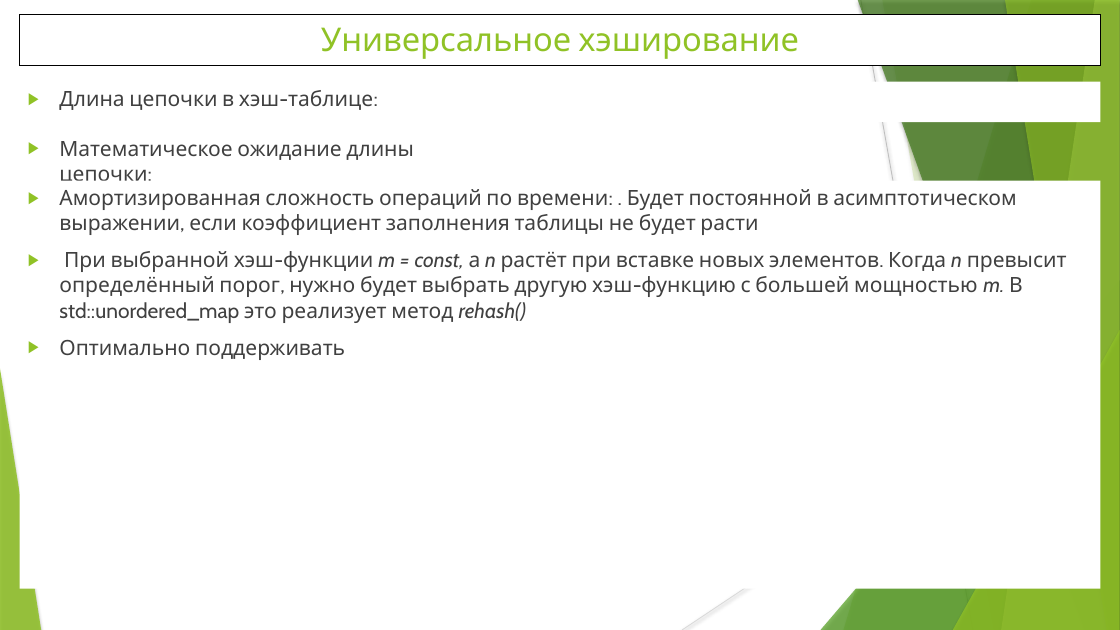
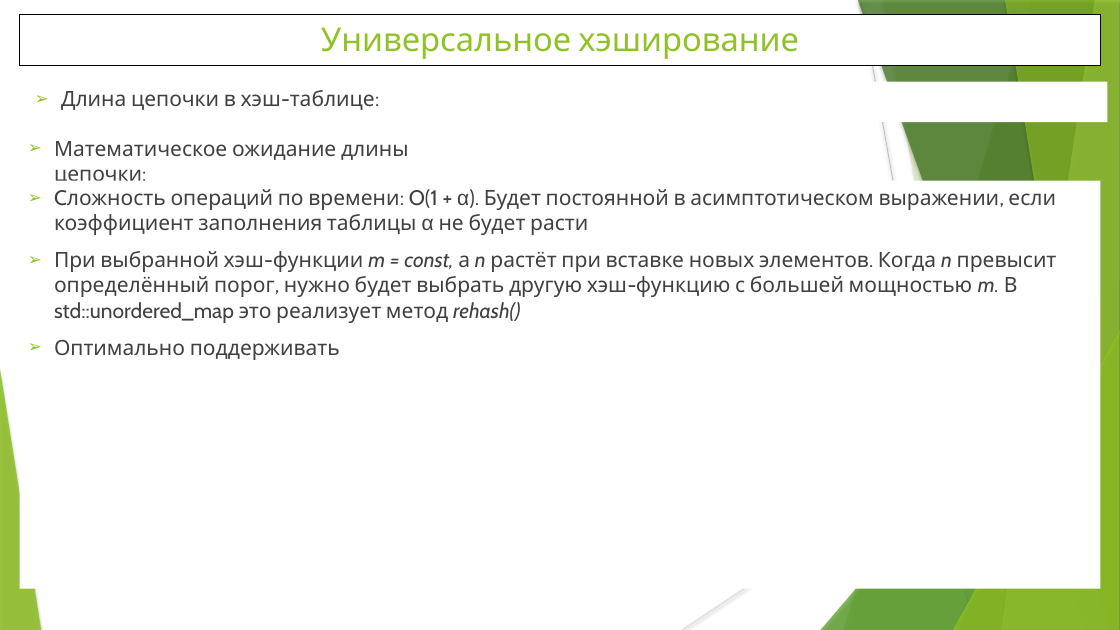
Before and after one commit to WhiteCatStudies/lectures, a slide deck: slide 9 of pt2/lectures/lecture5/lecture5.pptx. Drawn at 1120x630 pixels with LibreOffice and Linux fonts; fonts in the diff are those of the drawing. Boxes give left, top, right and bottom in pixels: in the first picture for what was removed or moved away, otherwise in the second. Text is boxed around its words. In the diff, an @@ line names an element or a change of style, - is before the commit and + after.

```diff
--- a/pt2/lectures/lecture5/lecture5.pptx
+++ b/pt2/lectures/lecture5/lecture5.pptx
@@ text "Длина цепочки в хэш-таблице:" at <box>61,90,380,110</box>: bullet ▶ to ➢ @@
@@ text "Математическое ожидание длины цепочки:" at <box>54,141,409,181</box>: bullet ▶ to ➢ @@
@@ text in rectangle at <box>54,189,1056,235</box>: text changed @@
-▶ Амортизированная сложность операций по времени: . Будет постоянной в асимптотическом выражении, если коэффициент заполнения таблицы не будет расти
+➢ Cложность операций по времени: O(1 + α). Будет постоянной в асимптотическом выражении, если коэффициент заполнения таблицы α не будет расти
@@ text in rectangle at <box>54,251,1057,360</box>: bullet ▶ to ➢ @@
```
Also in this commit, not shown: 7 other slides changed, 1 slide added, 6 slides removed.
